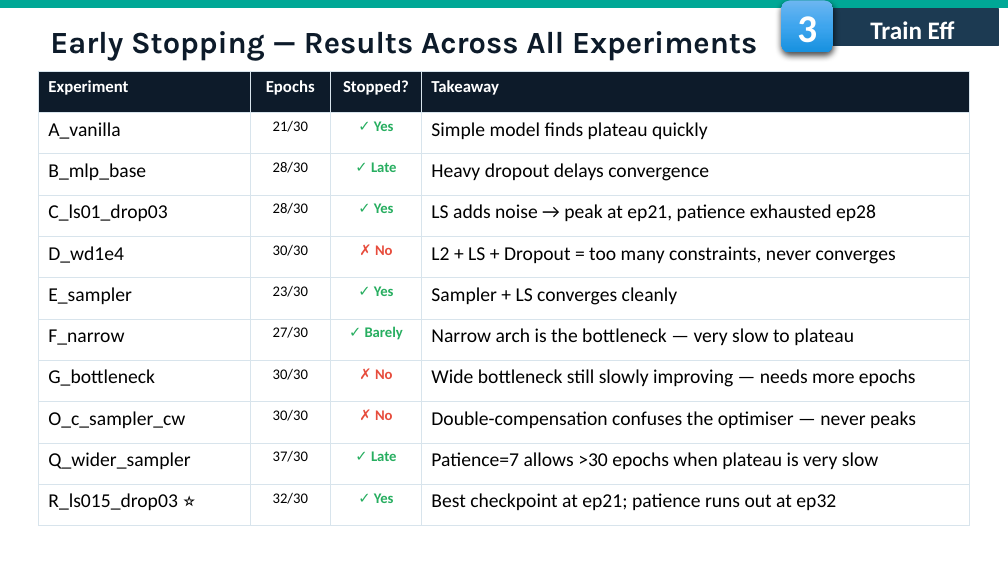
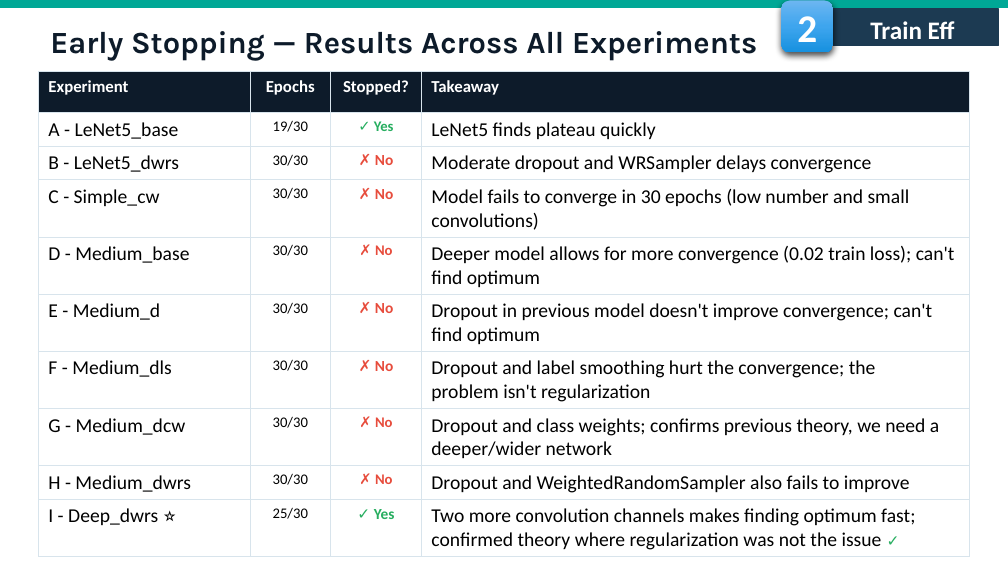
Before and after one commit to fmssilva/DL_Proj, a slide deck: slide 17 of assignment_1/task2/Task2_report.pptx (slide 21 before the commit). Drawn at 1008x567 pixels with LibreOffice and Linux fonts; fonts in the diff are those of the drawing; background and template pictures are left out. Boxes give left, top, right and bottom in pixels: in the first picture for what was removed or moved away, otherwise in the second. Text is boxed around its words. In the diff, an @@ line names an element or a change of style, - is before the commit and + after.

```diff
--- a/assignment_1/task2/Task2_report.pptx
+++ b/assignment_1/task2/Task2_report.pptx
@@ text in rounded rectangle at bbox=[797, 16, 817, 52]: text changed @@
-3
+2
@@ table at bbox=[38, 71, 970, 555] @@
-row 2: A_vanilla | 21/30 | ✓ Yes | Simple model finds plateau quickly
-row 3: B_mlp_base | 28/30 | ✓ Late | Heavy dropout delays convergence
-row 4: C_ls01_drop03 | 28/30 | ✓ Yes | LS adds noise → peak at ep21, patience exhausted ep28
-row 5: D_wd1e4 | 30/30 | ✗ No | L2 + LS + Dropout = too many constraints, never converges
-row 6: E_sampler | 23/30 | ✓ Yes | Sampler + LS converges cleanly
-row 7: F_narrow | 27/30 | ✓ Barely | Narrow arch is the bottleneck — very slow to plateau
-row 8: G_bottleneck | 30/30 | ✗ No | Wide bottleneck still slowly improving — needs more epochs
-row 9: O_c_sampler_cw | 30/30 | ✗ No | Double-compensation confuses the optimiser — never peaks
-row 10: Q_wider_sampler | 37/30 | ✓ Late | Patience=7 allows >30 epochs when plateau is very slow
-row 11: R_ls015_drop03 ⭐ | 32/30 | ✓ Yes | Best checkpoint at ep21; patience runs out at ep32
+row 2: A - LeNet5_base | 19/30 | ✓ Yes | LeNet5 finds plateau quickly
+row 3: B - LeNet5_dwrs | 30/30 | ✗ No | Moderate dropout and WRSampler delays convergence
+row 4: C - Simple_cw | 30/30 | ✗ No | Model fails to converge in 30 epochs (low number and small convolutions)
+row 5: D - Medium_base | 30/30 | ✗ No | Deeper model allows for more convergence (0.02 train loss); can't find optimum
+row 6: E - Medium_d | 30/30 | ✗ No | Dropout in previous model doesn't improve convergence; can't find optimum
+row 7: F - Medium_dls | 30/30 | ✗ No | Dropout and label smoothing hurt the convergence; the problem isn't regularization
+row 8: G - Medium_dcw | 30/30 | ✗ No | Dropout and class weights; confirms previous theory, we need a deeper/wider network
+row 9: H - Medium_dwrs | 30/30 | ✗ No | Dropout and WeightedRandomSampler also fails to improve
+row 10: I - Deep_dwrs ⭐ | 25/30 | ✓ Yes | Two more convolution channels makes finding optimum fast; confirmed theory where regularization was not the issue ✓
```
Also in this commit, not shown: 21 other slides changed, 4 slides added, 7 slides removed.
